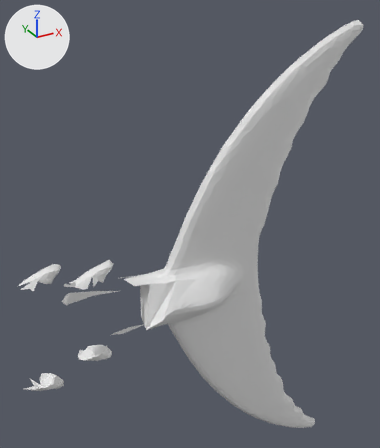
One commit to the glTF model generated_data/test/test_segmented_hybrid/tuna_dec/tail.glb: the scene before it, then after it.
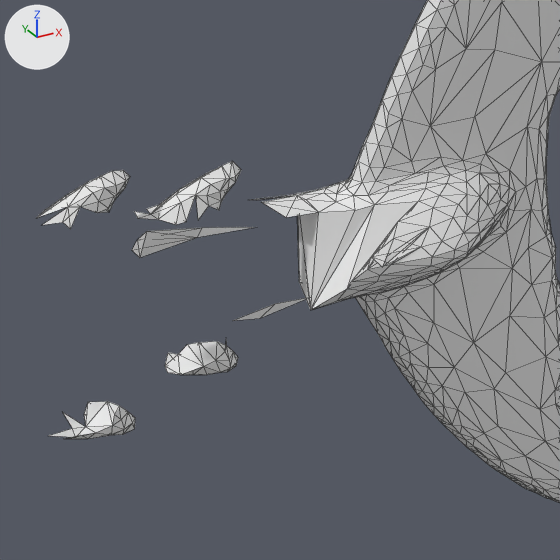
There are two pictures of each version: one whole from a 50 mm camera at (0.543, -0.407, 0.292) aimed at (0.785, 0.033, 0.071), one close up on the part from 0% to 69% of the width and 41% to 100% of the height. Lighting does not change. The marker at upper left points along +X, +Y and +Z. The older version's two pictures come first. The close-ups show mesh edges as thin lines. Where no turn or scale is listed for an object, it has been applied to the vertices.

Names of what the first close-up shows: 'geometry_0'.
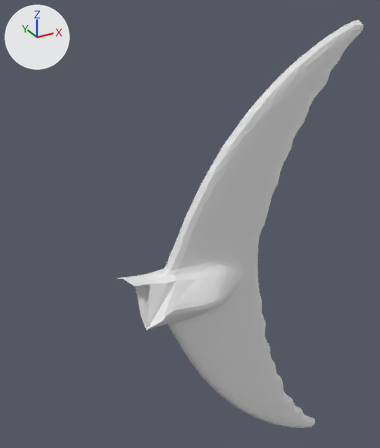
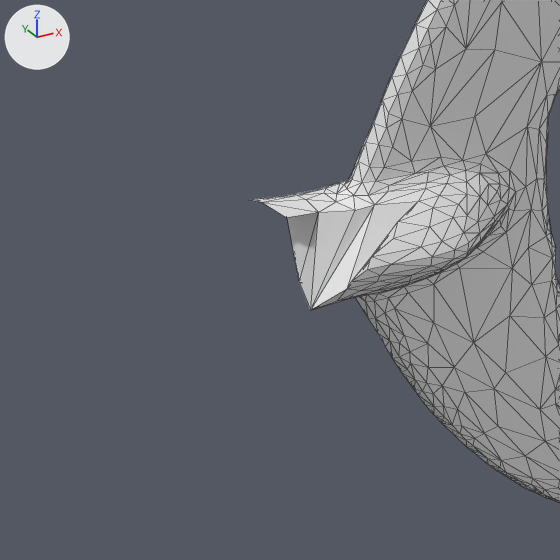
What differs and where, as boxes [x1, y1, x2, y2] in the close-ups (560 x 560 px; the box of a moved part takes in the faces that stretch with it):
'geometry_0', reshaped
    before: [37, 0, 560, 503]
    after: [251, 0, 560, 503]
part 1 of me_geometry_0, deleted
    before: [37, 161, 310, 439]
part 2 of me_geometry_0, moved or reshaped
    before: [253, 185, 467, 310]
    after: [251, 185, 467, 310]

Diff of the bpy script that builds the scene:
```diff
--- a/generated_data/test/test_segmented_hybrid/tuna_dec/tail.glb.py
+++ b/generated_data/test/test_segmented_hybrid/tuna_dec/tail.glb.py
@@ me_geometry_0 @@
 # used by ob_geometry_0; location = (0.0, 0.0, 0.0)
-me_geometry_0.from_pydata(...)  # 1162 vertices, 2300 faces; spans x 0.593..0.966, y -0.038..0.043, z -0.259..0.267
+me_geometry_0.from_pydata(...)  # 1007 vertices, 2009 faces; spans x 0.697..0.966, y -0.036..0.038, z -0.259..0.267
+# me_geometry_0 part 1: 6 loose pieces with 154 vertices, spanning x 0.593..0.706, y -0.038..0.043, z -0.053..0.078, are deleted
+# me_geometry_0 part 2
+# 1 vertex is removed from x 0.738, y -0.033, z 0.018
+# 70 faces are deleted
+# 48 new faces join them
```
